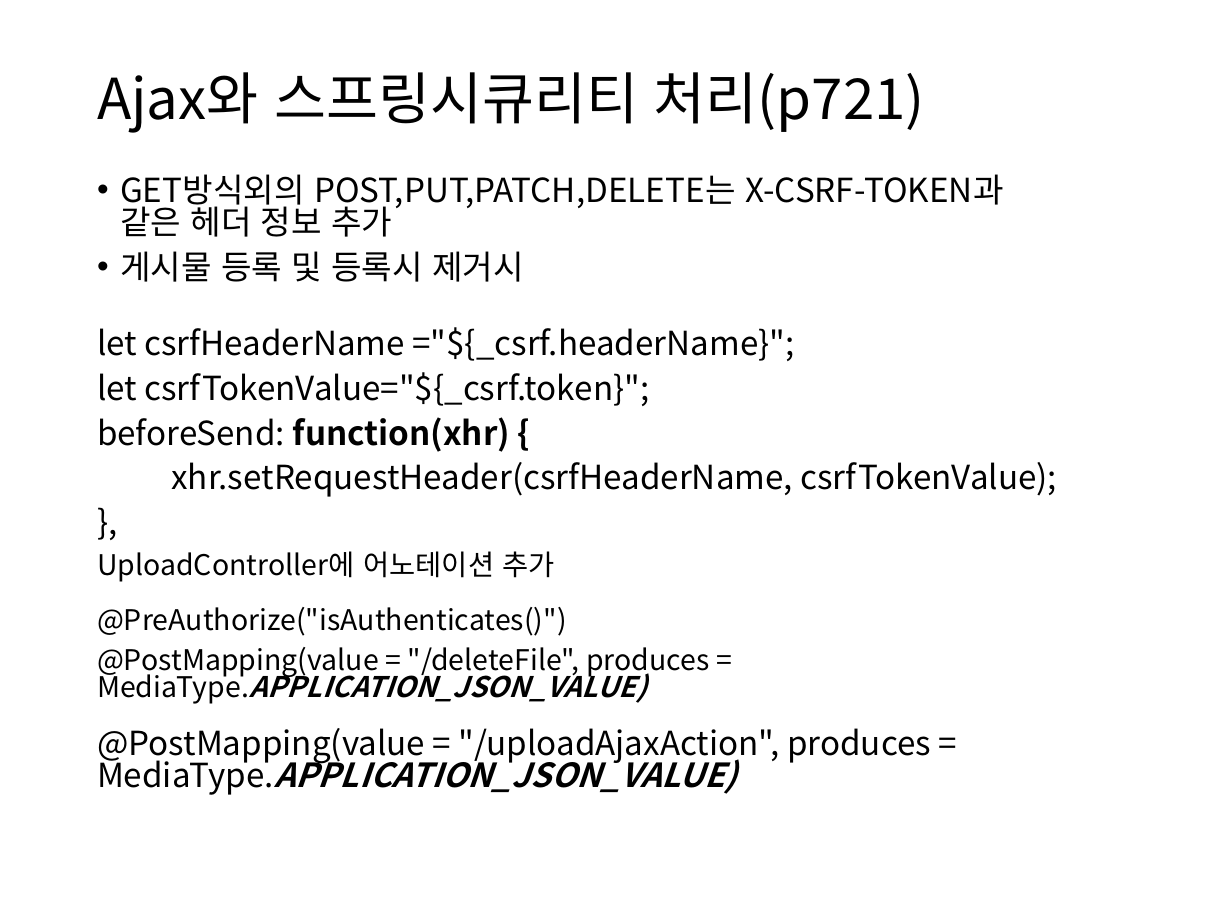
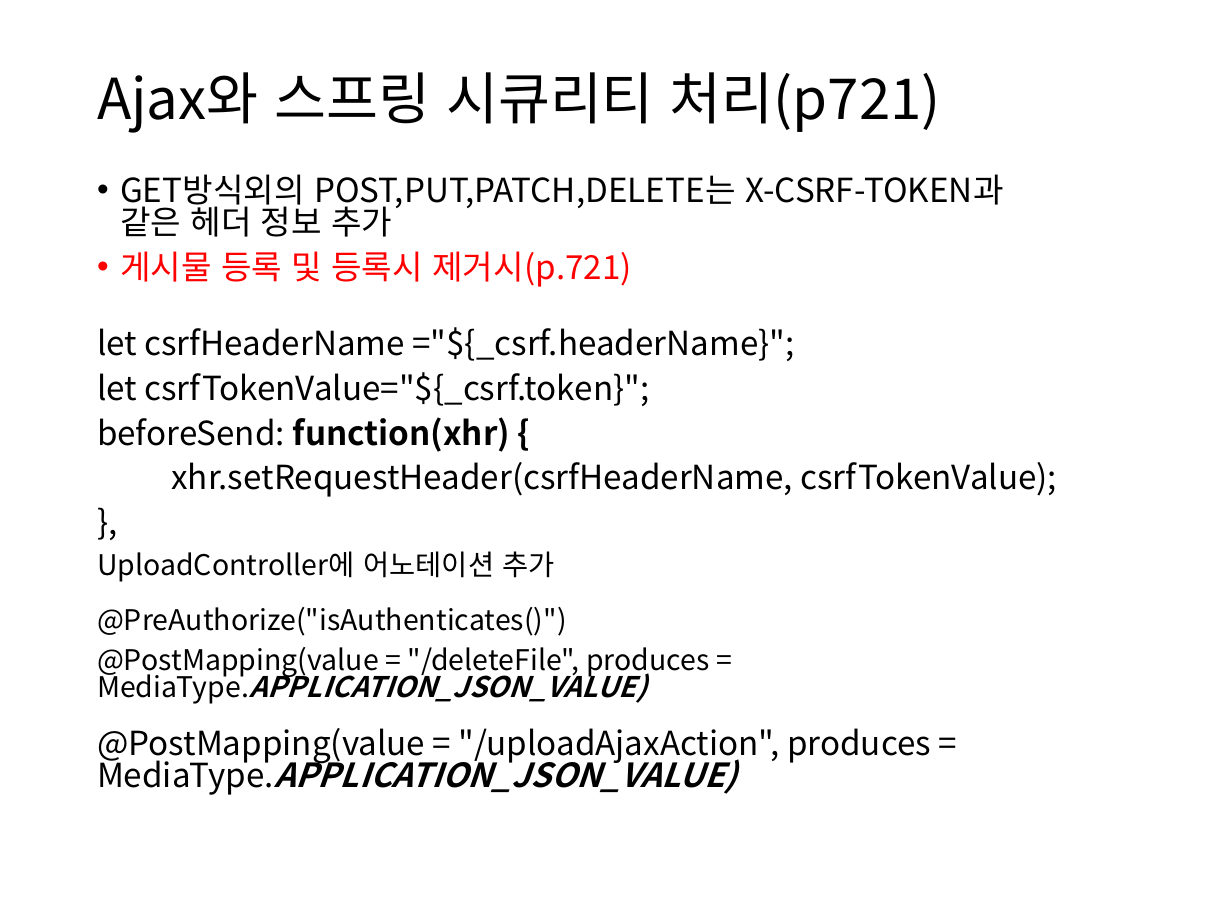
Before and after one commit to itrecipe/Web_Study_ez, a slide deck: slide 67 of spring - 학습자료/코드로 배우는 스프링 웹 프로젝트 (개정판) 학습자료/PART7.pptx. Drawn at 1232x924 pixels with LibreOffice and Linux fonts; fonts in the diff are those of the drawing. Boxes give left, top, right and bottom in pixels: in the first picture for what was removed or moved away, otherwise in the second. Text is boxed around its words. In the diff, an @@ line names an element or a change of style, - is before the commit and + after.

Commit message:
spring_학습자료
23.5.26

```diff
--- a/spring - 학습자료/코드로 배우는 스프링 웹 프로젝트 (개정판) 학습자료/PART7.pptx
+++ b/spring - 학습자료/코드로 배우는 스프링 웹 프로젝트 (개정판) 학습자료/PART7.pptx
@@ title at (x1=97, y1=72, x2=941, y2=133): spaces changed @@
-Ajax와 스프링시큐리티 처리(p721)
+Ajax와 스프링 시큐리티 처리(p721)
@@ text at (x1=120, y1=251, x2=632, y2=287): text changed; text colour #000000 to #FF0000 @@
-• 게시물 등록 및 등록시 제거시
+• 게시물 등록 및 등록시 제거시(p.721)
```
